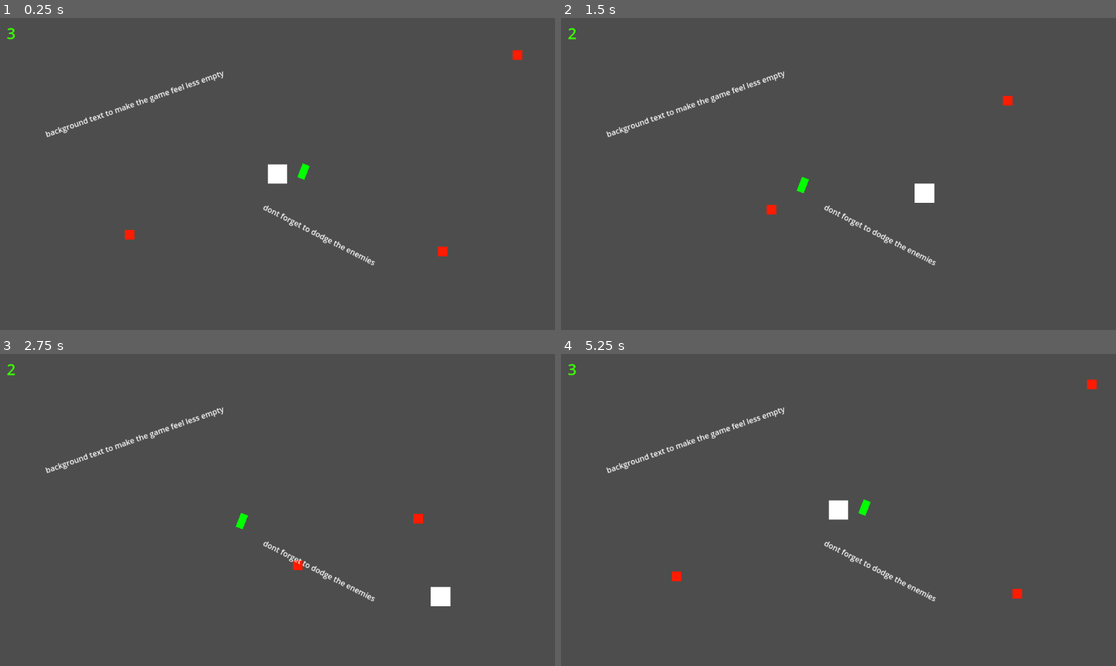
Above: before the commit, frames 1-4 (two rows, left to right).
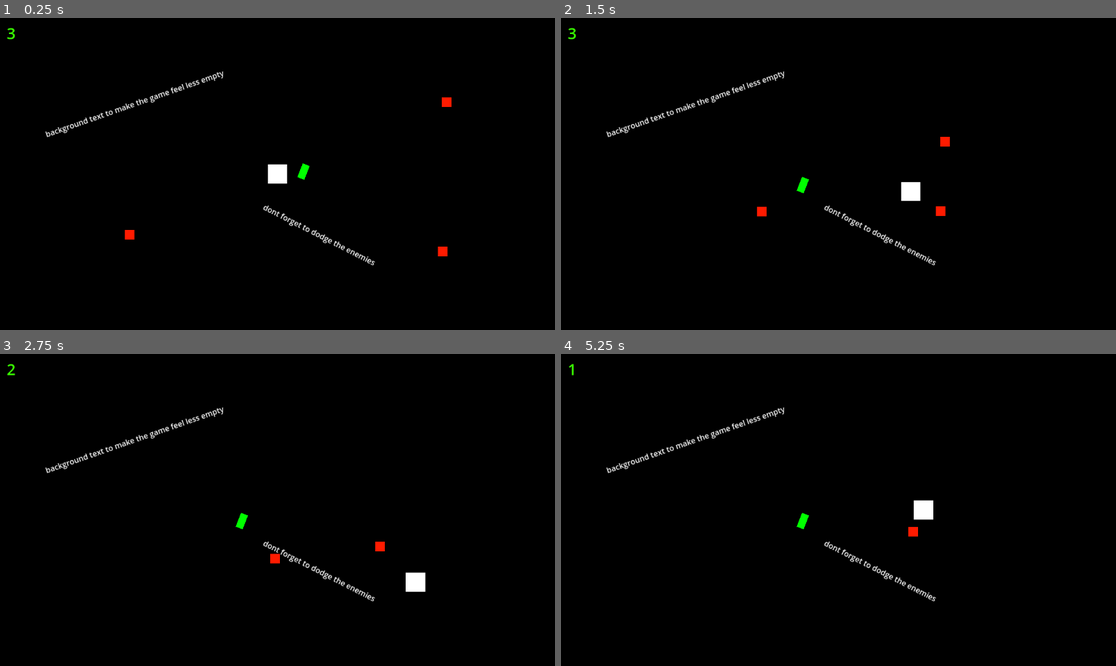
Above: after the commit, the same moments.

Repository: checkm8cat/spaceplane
Game: Godot game, scene res://game.tscn
Two runs of this game, one before a commit and one after it. Both use one fixed random seed, a clock stepped at 60 frames per second and the inputs below.
Inputs:
- Up to frame 1 (0.25 s): no input
- Up to frame 2 (1.5 s): hold Right (Right) 0.53-1.28 s; hold S (Down) from 1.28 s (still down)
- Up to frame 3 (2.75 s): release S (Down) at 2.03 s; hold Right (Right) from 2.03 s (still down)
- Up to frame 4 (5.25 s): release Right (Right) at 2.78 s; hold W (Up) 2.78-3.53 s; hold A (Left) 3.53-5.03 s; tap P (Pause, bound only after the commit) at 4.15 s; hold S (Down) from 5.03 s (still down)

The runs differ from the first frame. In frame 1, 99% of the frame differs, in the area x 0-100%, y 0-100%; in frame 2, 100%; in frame 3, 100%; in frame 4, 100%.

Commit message:
adds a menu (press p for funny)

Diff:
--- /dev/null
+++ b/Scripts/Upgrade_system.gd
@@ -0,0 +1,15 @@
+extends Control
+
+@onready var powercell = get_tree().get_nodes_in_group("powercell")
+
+
+
+
+# Called when the node enters the scene tree for the first time.
+func _ready() -> void:
+	set_visible(false)
+	pass # Replace with function body.
+
+
+func togglesight():
+	set_visible(!is_visible)
--- a/Scripts/game.gd
+++ b/Scripts/game.gd
@@ -3,9 +3,22 @@
 @onready var player = get_tree().get_nodes_in_group("player")[0]
 @onready var hud = get_tree().get_nodes_in_group("Hud")
 
+
+
+
+func show_upgrade_visibility():
+		get_tree().paused = !get_tree().paused
+		$Upgrades.set_visible(true)
+
+
+
+
+
+
+
 func death():
 	if(player.health <= 0):
-		player.health = 99999999999999999999999999999999999999999999
+		player.health = 4099
 		Engine.time_scale = 0.5
 		$Hud.Display_game_over()
 
@@ -16,6 +29,9 @@
 
 # Called every frame. 'delta' is the elapsed time since the previous frame.
 func _process(delta: float) -> void:
+
+	if Input.is_action_just_pressed("Pause"):
+		pause()
 
 	death()
 	pass
@@ -31,3 +47,13 @@
 func _on_game_over_timeout() -> void:
 	get_tree().reload_current_scene()
 	pass # Replace with function body.
+
+
+func pause():
+	get_tree().paused = !get_tree().paused
+
+
+
+func _on_powercell_upgrade_ready() -> void:
+	show_upgrade_visibility()
+	pass # Replace with function body.
--- a/Scripts/powercell.gd
+++ b/Scripts/powercell.gd
@@ -1,8 +1,9 @@
 extends Area2D
-
 #Base numbers
 var Height = 269
 var Width = 519
+var collected = 0
+signal upgrade_ready
 
 func respawn():
 	#randomed numbers
@@ -15,6 +16,8 @@
 
 
 func _on_body_entered(body: Node2D) -> void:
-	Engine.time_scale *= 1.2
-	print("time is now ", Engine.time_scale)
+	collected += 1
+	print(collected)
+	if(collected == 3):
+		upgrade_ready.emit()
 	respawn()
--- a/game.tscn
+++ b/game.tscn
@@ -6,12 +6,17 @@
 [ext_resource type="PackedScene" uid="uid://pd0i6sgp3ptn" path="res://enemy_basic.tscn" id="3_feb5d"]
 [ext_resource type="Script" uid="uid://dgtslimvs2huw" path="res://Scripts/hud.gd" id="5_7jktm"]
 [ext_resource type="Script" uid="uid://b1kok423crcrj" path="res://game_over.gd" id="6_ryrav"]
+[ext_resource type="PackedScene" uid="uid://cih38hhqtoegs" path="res://upgrades.tscn" id="7_eow3j"]
+
+[sub_resource type="CanvasTexture" id="CanvasTexture_ryrav"]
 
 [node name="game" type="Node2D"]
+process_mode = 3
 position = Vector2(-229, -105)
 script = ExtResource("1_fc0e3")
 
 [node name="player" parent="." instance=ExtResource("1_80nbo")]
+process_mode = 1
 position = Vector2(229, 104)
 
 [node name="Camera2D" type="Camera2D" parent="."]
@@ -20,15 +25,19 @@
 script = ExtResource("5_7jktm")
 
 [node name="Powercell" parent="." instance=ExtResource("2_e2o6t")]
+process_mode = 1
 position = Vector2(283, 99)
 
 [node name="Enemy basic" parent="." instance=ExtResource("3_feb5d")]
-position = Vector2(756, -157)
+process_mode = 1
+position = Vector2(610, -57)
 
 [node name="Enemy basic2" parent="." instance=ExtResource("3_feb5d")]
+process_mode = 1
 position = Vector2(-106, 242)
 
 [node name="Enemy basic3" parent="." instance=ExtResource("3_feb5d")]
+process_mode = 1
 position = Vector2(601, 278)
 
 [node name="Hud" type="Node" parent="."]
@@ -79,6 +88,21 @@
 one_shot = true
 script = ExtResource("6_ryrav")
 
+[node name="Upgrades" parent="." instance=ExtResource("7_eow3j")]
+offset_left = 231.0
+offset_top = 20.0
+offset_right = 231.0
+offset_bottom = 20.0
+
+[node name="Sprite2D" type="Sprite2D" parent="."]
+modulate = Color(0, 0, 0, 1)
+z_index = -4096
+position = Vector2(235, 161)
+rotation = -1.57121
+scale = Vector2(1200, 1200)
+texture = SubResource("CanvasTexture_ryrav")
+
 [connection signal="update_health" from="player" to="." method="_on_player_update_health"]
+[connection signal="upgrade_ready" from="Powercell" to="." method="_on_powercell_upgrade_ready"]
 [connection signal="timeout" from="Hud/Game_over" to="." method="_on_game_over_timeout"]
 [connection signal="timeout" from="Hud/Game_over" to="Hud" method="_on_game_over_timeout"]
--- a/project.godot
+++ b/project.godot
@@ -46,3 +46,8 @@
 "events": [Object(InputEventMouseButton,"resource_local_to_scene":false,"resource_name":"","device":-1,"window_id":0,"a …(253 unchanged characters)…
 ]
 }
+Pause={
+"deadzone": 0.2,
+"events": [Object(InputEventKey,"resource_local_to_scene":false,"resource_name":"","device":-1,"window_id":0,"alt_pressed":false,"shift_pressed":false,"ctrl_pressed":false,"meta_pressed":false,"pressed":false,"keycode":0,"physical_keycode":80,"key_label":0,"unicode":112,"location":0,"echo":false,"script":null)
+]
+}
--- /dev/null
+++ b/upgrades.tscn
@@ -0,0 +1,68 @@
+[gd_scene load_steps=2 format=3 uid="uid://cih38hhqtoegs"]
+
+[ext_resource type="Script" uid="uid://brdffi4uh2yej" path="res://Scripts/Upgrade_system.gd" id="1_k80ou"]
+
+[node name="Upgrades" type="Control"]
+layout_mode = 3
+anchors_preset = 0
+script = ExtResource("1_k80ou")
+
+[node name="left" type="Label" parent="."]
+offset_left = -216.0
+offset_top = -46.0
+offset_right = -176.0
+offset_bottom = -23.0
+scale = Vector2(3.24351, 3.32)
+text = "qwe"
+
+[node name="Button3" type="Button" parent="left"]
+layout_mode = 1
+anchors_preset = -1
+anchor_left = 0.026
+anchor_top = 0.091
+anchor_right = 0.054
+anchor_bottom = 0.113
+offset_left = -1.04
+offset_top = 6.907
+offset_right = 31.84
+offset_bottom = 21.401
+
+[node name="mittle" type="Label" parent="."]
+offset_left = -60.0
+offset_top = -50.0
+offset_right = -20.0
+offset_bottom = -27.0
+scale = Vector2(3.24351, 3.32)
+text = "eqw"
+
+[node name="Button2" type="Button" parent="mittle"]
+layout_mode = 1
+anchors_preset = -1
+anchor_left = 0.089
+anchor_top = 0.085
+anchor_right = 0.117
+anchor_bottom = 0.108
+offset_left = -3.56
+offset_top = 6.045
+offset_right = 35.32
+offset_bottom = 22.516
+
+[node name="wright" type="Label" parent="."]
+offset_left = 115.0
+offset_top = -50.0
+offset_right = 155.0
+offset_bottom = -27.0
+scale = Vector2(3.93882, 3.51089)
+text = "wqe"
+
+[node name="Button" type="Button" parent="wright"]
+layout_mode = 1
+anchors_preset = -1
+anchor_left = 0.109
+anchor_top = 0.014
+anchor_right = 0.138
+anchor_bottom = 0.039
+offset_left = -5.36
+offset_top = 6.678
+offset_right = 29.48
+offset_bottom = 21.103
Not shown, added: Scripts/Upgrade_system.gd.uid
Not shown: 1 places in game.tscn that only renumber resources
